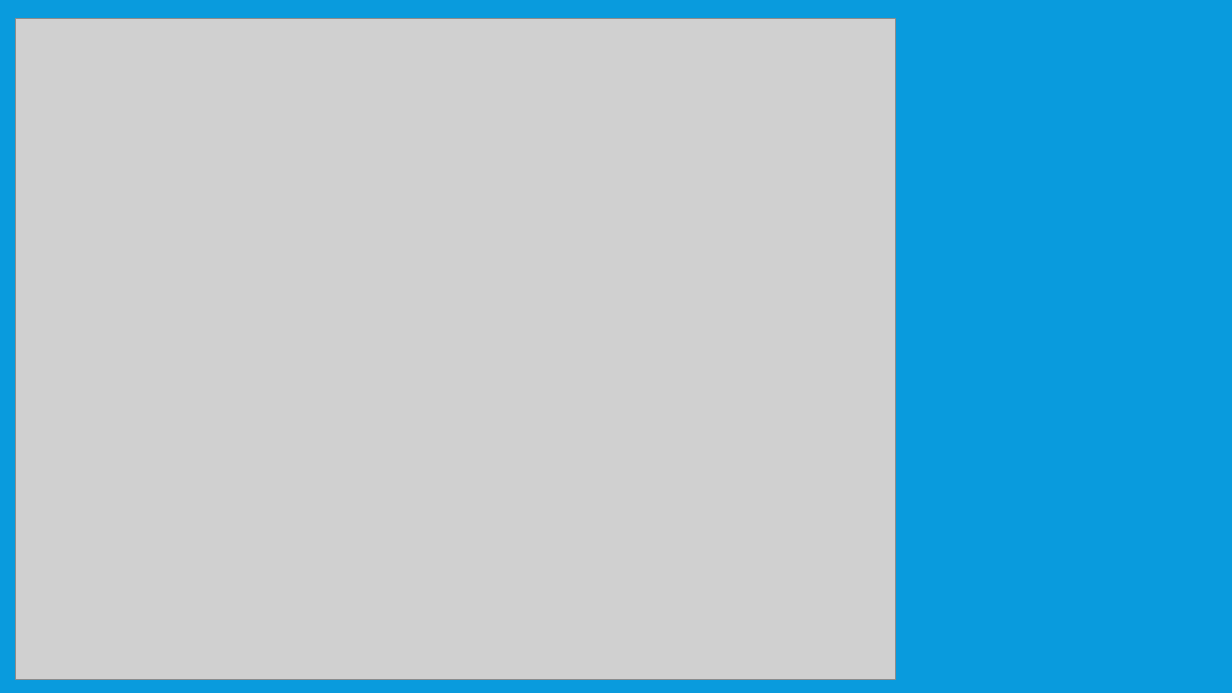
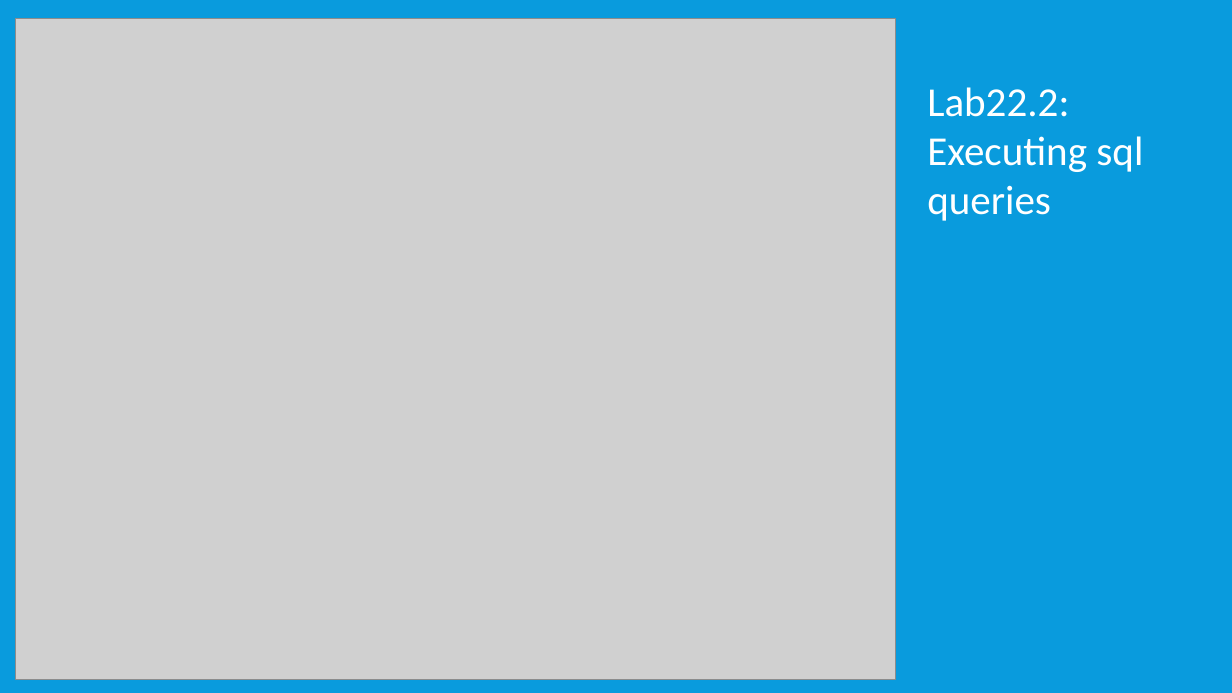
Before and after one commit to nmsgit1234/TechnicalDocs, a slide deck: slide 50 of training/core_java/12_Training_CoreJava_Datbase_Fundamentals.pptx. Drawn at 1232x693 pixels with LibreOffice and Linux fonts; fonts in the diff are those of the drawing; grey boxes stand for pictures. Boxes give left, top, right and bottom in pixels: in the first picture for what was removed or moved away, otherwise in the second. Text is boxed around its words. In the diff, an @@ line names an element or a change of style, - is before the commit and + after.

```diff
--- a/training/core_java/12_Training_CoreJava_Datbase_Fundamentals.pptx
+++ b/training/core_java/12_Training_CoreJava_Datbase_Fundamentals.pptx
@@ text added at (x1=927, y1=87, x2=1143, y2=221), 32 pt, text #FFFFFF @@
+Lab22.2: Executing sql queries
```
Also in this commit, not shown: 2 other files.
